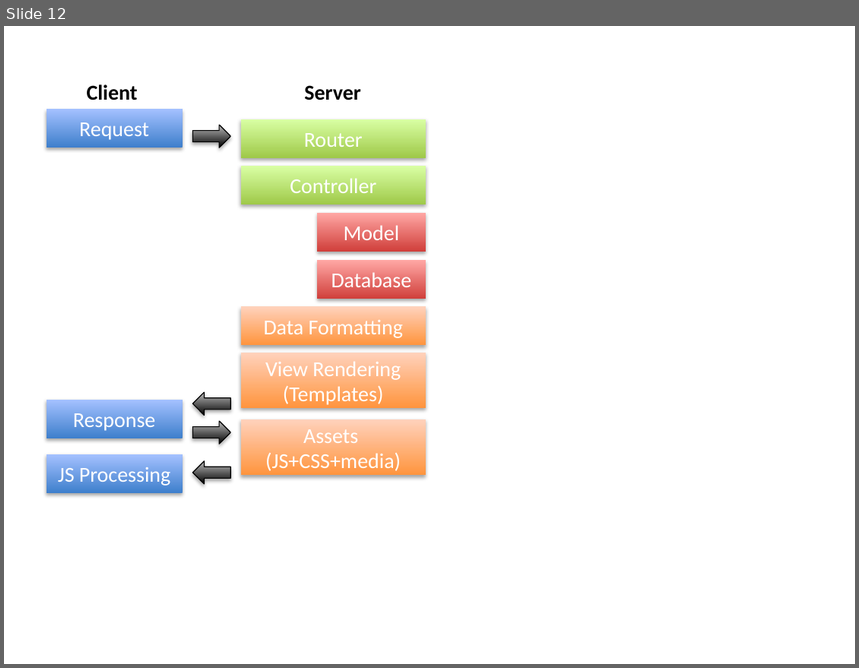
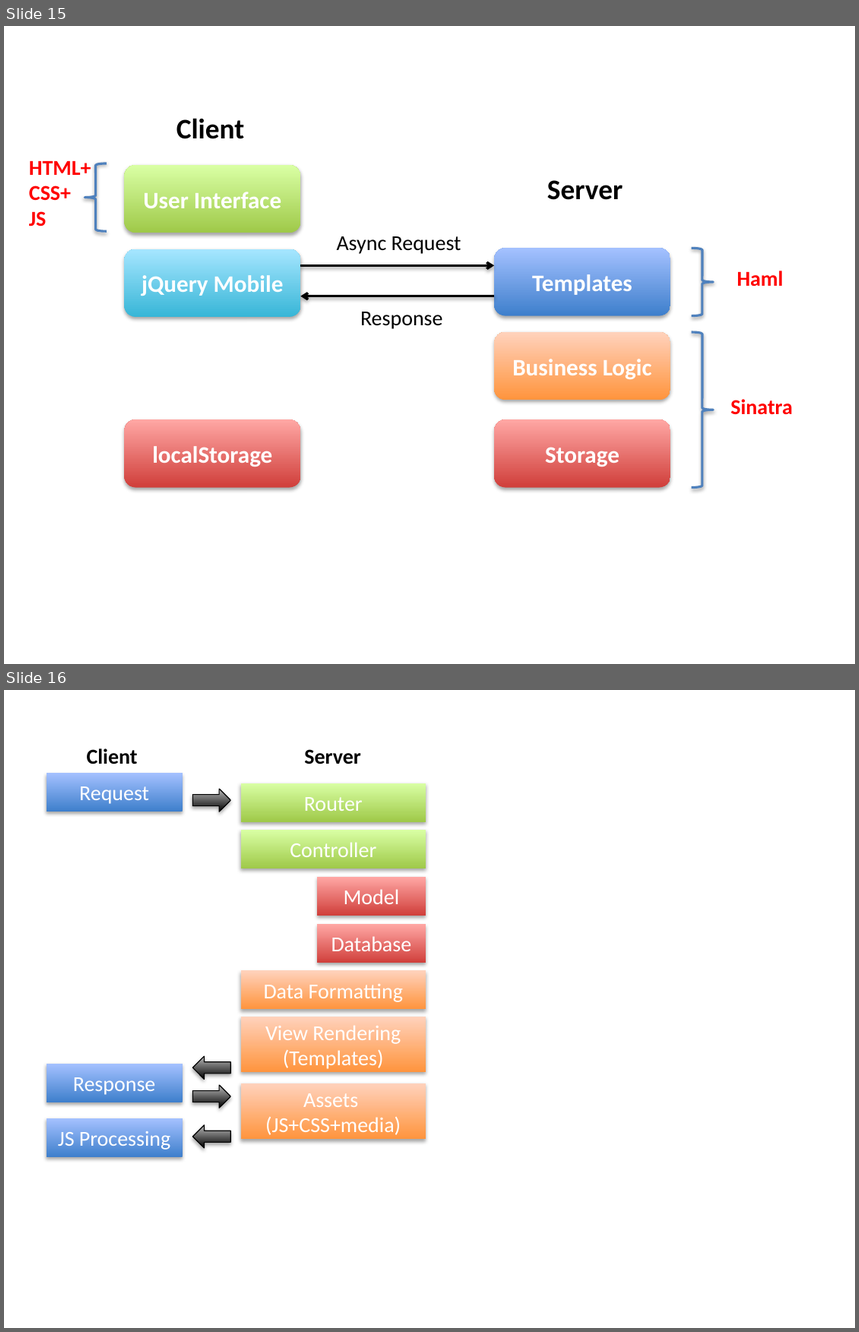
Before and after one commit to clody69/MobileWebApps, a slide deck: docs/diagrams.pptx. Shown one above the other, each under a label of ours: slide 12 before the commit, slides 15 and 16 after it. The pictures are 859x668 and 859x1332 pixels, drawn with LibreOffice and Linux fonts; fonts in the diff are those of the drawing. Boxes give left, top, right and bottom in pixels: in the first picture for what was removed or moved away, otherwise in the second. Text is boxed around its words. In the diff, an @@ line names an element or a change of style, - is before the commit and + after.

Commit message:
Finished lecture3

```diff
--- a/docs/diagrams.pptx
+++ b/docs/diagrams.pptx
@@ slide 15 added at box(4, 26, 855, 664), background #FFFFFF @@
@@ text added at box(177, 118, 244, 139), 24 pt, text #000000, bold @@
+Client
@@ text added at box(29, 161, 91, 227), 18 pt, text #FF0000, bold @@
+HTML+
+CSS+
+JS
@@ right brace added at box(85, 164, 107, 232), outline #4F81BD 2 pt @@
@@ rounded rectangle added at box(124, 165, 300, 233), fill gradient #A0CA4A to #DAFFA5, 20 pt, text #FFFFFF, bold @@
+User Interface
@@ text added at box(547, 180, 623, 200), 24 pt, text #000000, bold @@
+Server
@@ rounded rectangle added at box(124, 249, 300, 317), fill gradient #39B7D8 to #A7E6FF, 20 pt, text #FFFFFF, bold @@
+jQuery Mobile
@@ text added at box(337, 237, 462, 254), 18 pt, text #000000 @@
+Async Request
@@ rounded rectangle added at box(494, 248, 671, 316), fill gradient #3F80CE to #A4C4FF, 20 pt, text #FFFFFF, bold @@
+Templates
@@ right brace added at box(692, 248, 714, 316), outline #4F81BD 2 pt @@
@@ arrow added from (300, 266) to (494, 266), #000000 2 pt @@
@@ text added at box(737, 271, 784, 286), 18 pt, text #FF0000, bold @@
+Haml
@@ arrow added from (494, 297) to (300, 297), #000000 2 pt @@
@@ text added at box(360, 312, 443, 329), 18 pt, text #000000 @@
+Response
@@ rounded rectangle added at box(494, 332, 671, 401), fill gradient #FF953E to #FFD2BD, 20 pt, text #FFFFFF, bold @@
+Business Logic
@@ right brace added at box(692, 332, 714, 488), outline #4F81BD 2 pt @@
@@ text added at box(731, 399, 792, 415), 18 pt, text #FF0000, bold @@
+Sinatra
@@ rounded rectangle added at box(124, 420, 300, 488), fill gradient #D1403C to #FFA6A5, 20 pt, text #FFFFFF, bold @@
+localStorage
@@ rounded rectangle added at box(494, 420, 671, 488), fill gradient #D1403C to #FFA6A5, 20 pt, text #FFFFFF, bold @@
+Storage
@@ what was slide 12 is now slide 16 @@
```
Also in this commit, not shown: 4 slides changed, 3 other slides added, 7 other files.
